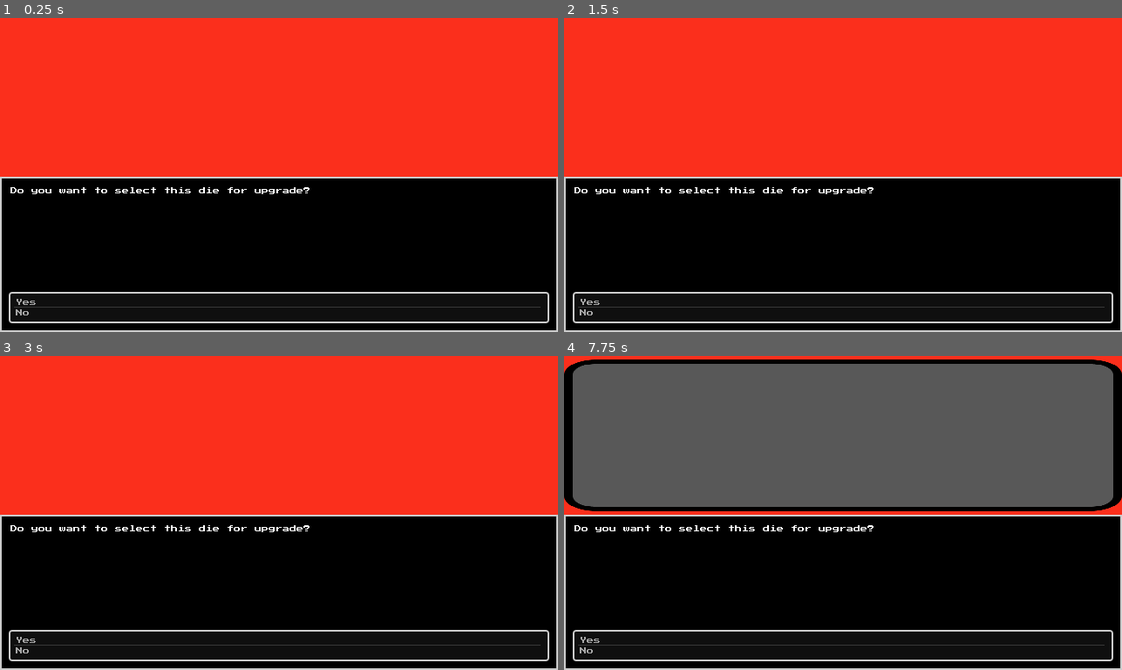
Above: before the commit, frames 1-4 (two rows, left to right).
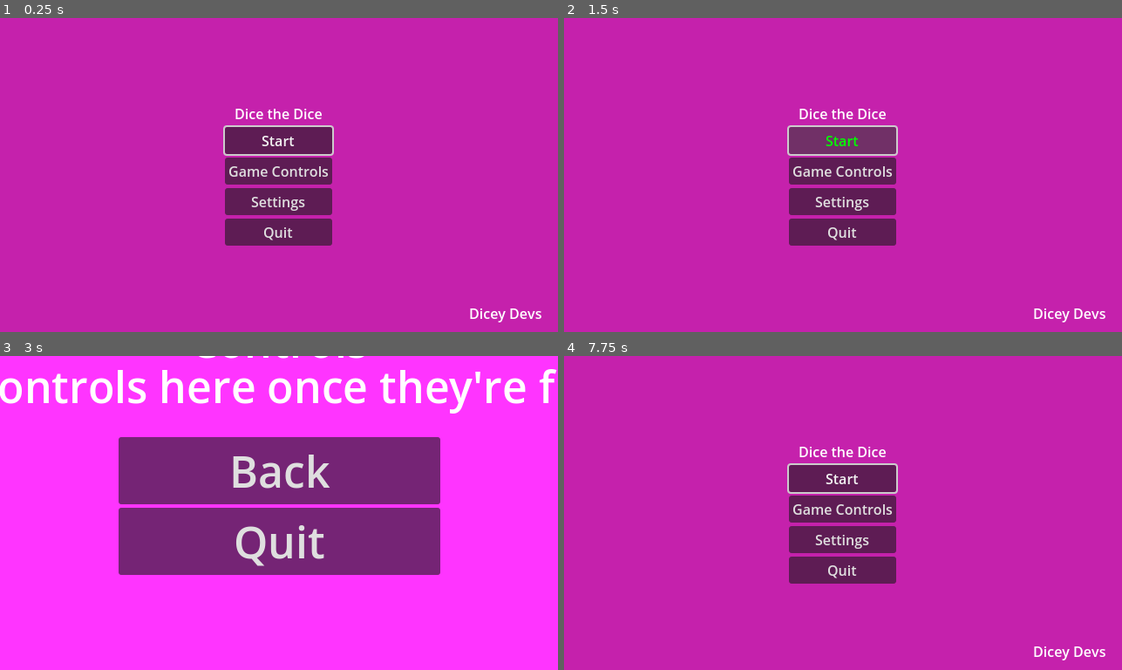
Above: after the commit, the same moments.

Repository: SadBonana/INTD450-Dice_Game
Game: Godot game, scene res://Menus/start_menu.tscn
Two runs of this game, one before a commit and one after it. Both use one fixed random seed, a clock stepped at 60 frames per second and the inputs below. Before the commit the project starts from res://campfire/proficiency_upgrade.tscn.
Inputs (mouse positions are in pixels of both pictures, inside the frame that each line leads up to):
- Up to frame 1 (0.25 s): no input
- Up to frame 2 (1.5 s): click (843, 140) at 0.5 s, where only the run after the commit has a clickable "Start"; click (843, 140) at 1.25 s, where only the run after the commit has a clickable "Start"
- Up to frame 3 (3 s): click (279, 478) at 2 s, where only the run after the commit has a clickable "Start"; click (279, 509) at 2.75 s, where only the run after the commit has a clickable "Game Controls"
- Up to frame 4 (7.75 s): click (843, 469) at 3.5 s, where only the run after the commit has a clickable "Back"; click (843, 478) at 4.25 s, where only the run after the commit has a clickable "Start"; click (843, 478) at 5 s, where only the run after the commit has a clickable "Start"; click (843, 478) at 5.75 s, where only the run after the commit has a clickable "Start"; click (843, 509) at 6.5 s, where only the run after the commit has a clickable "Game Controls"; tap Enter (ui_accept) at 7.25, 7.52 s; move the mouse to (965, 497) at 7.27 s; click (965, 497) at 7.35 s; tap I (i) at 7.55 s

The runs differ from the first frame. In frame 1, 100% of the frame differs, in the area x 0-100%, y 0-100%; in frame 2, 100%; in frame 3, 100%; in frame 4, 100%.

Commit message:
modified upgrade scene

Diff:
--- /dev/null
+++ b/Button.gd
@@ -0,0 +1,11 @@
+extends InvDieFrame
+
+
+# Called when the node enters the scene tree for the first time.
+func _ready():
+	pass # Replace with function body.
+
+
+# Called every frame. 'delta' is the elapsed time since the previous frame.
+func _process(delta):
+	pass
--- /dev/null
+++ b/DieSide.gd
@@ -0,0 +1,17 @@
+extends InvDiesideFrame
+class_name DoubleInvDiesideFrame
+
+@onready var side2 = %DieSide
+
+# Called when the node enters the scene tree for the first time.
+func _ready():
+	pass # Replace with function body.
+
+
+# Called every frame. 'delta' is the elapsed time since the previous frame.
+func _process(delta):
+	pass
+
+
+func set_side2(side_ref):
+	side2.side_ref.update(side_ref)
--- a/campfire/proficiency_upgrade.gd
+++ b/campfire/proficiency_upgrade.gd
@@ -3,59 +3,55 @@
 @export_file("*.tscn") var map_path
 
 # Textbox
+@onready var choices_container := $VBoxContainer/choices_container
 @onready var textbox_controller := $"VBoxContainer/choices_container/Textbox Controller"
-@onready var inventory := $dice_bag
+@onready var inventory := $VBoxContainer/inventory_container/dice_bag
+@onready var arrow_label := $VBoxContainer/inventory_container/dice_bag/MarginContainer/ScrollContainer/VBoxContainer/arrow_label
 
-
-# Textbox
-'''@export var textbox: Panel
-@export var textboxLabel: Label
-signal textbox_closed
-
-func display_text(text):
-	textbox.show()
-	textboxLabel.text = text'''
-
-'''func _input(event):
-	if (Input.is_action_just_pressed("ui_accept") or Input.is_mouse_button_pressed(MOUSE_BUTTON_LEFT)) and $Textbox.visible:
-		textbox.hide()
-		emit_signal("textbox_closed")'''
-
-
+var die
 
 func _on_dialogue_transitiond(from_beat: DialogueBeat, destination_beat: String, from_choice: int):
 	match from_beat.unique_name:
 		"confirm":
 			if from_choice == 0:
 				print("player said yes")
+				upgrade_die()
 			else:
 				print("player said no")
+				#choices_container.visible = false
+
+				#Close preview
+				arrow_label.visible = false
+				inventory.is_side_view_open = false
+				inventory.show_dice()
 
 
 func select_die(frame):
-	frame.show_sides
+	die = frame
+
+	# Open upgrade preview
+	inventory.show_sides(frame)
+	arrow_label.visible = true
+
+	# Display prompt
+	#choices_container.visible = true
+	await textbox_controller.quick_beat("confirm", [], _on_dialogue_transitiond)
+
+
+func upgrade_die():
+	for i in range(die.num_sides):
+		# Change to 10 to test -> allows for easy identification otherwsie you need to roll a 5 to see result
+		die.sides[i].value += 1
+
+		#die.name = "D%d - prof" % die.num_sides
+		#print(die.name)
+		print(die.sides[i].value)
+
+	print("Congrats! You upgraded your D%d" % die.num_sides)
+	inventory.in_upgrade_scene = false
+	get_tree().change_scene_to_file(map_path)
 
 # Called when the node enters the scene tree for the first time.
 func _ready():
-
-	#display_text("You selected the proficiency upgrade")
-	#await textbox_closed
-
-	#inventory.frame_clicked.connect(select_die)
-	inventory.frame_clicked.connect(inventory.show_sides)
-
-	await textbox_controller.quick_beat("confirm", [], _on_dialogue_transitiond)
-
-	var die = PlayerData.dice_bag[0]
-
-	for i in range(die.num_sides):
-				# Change to 10 to test -> allows for easy identification otherwsie you need to roll a 5 to see result
-				die.sides[i].value += 1
-				die.name = "D%d - prof" % die.num_sides
-				print(die.name)
-				print(die.sides[i].value)
-
-	#display_text("Congrats! You upgraded your D%d" % die.num_sides)
-	#await textbox_closed
-
-	get_tree().change_scene_to_file(map_path)
+	inventory.in_upgrade_scene = true
+	inventory.frame_clicked.connect(select_die)
--- a/campfire/proficiency_upgrade.tscn
+++ b/campfire/proficiency_upgrade.tscn
@@ -37,16 +37,6 @@
 grow_vertical = 2
 color = Color(0.984314, 0.184314, 0.109804, 1)
 
-[node name="dice_bag" parent="." instance=ExtResource("2_i5kku")]
-layout_mode = 1
-anchors_preset = 10
-anchor_bottom = 0.0
-offset_top = 91.0
-offset_bottom = 91.0
-grow_vertical = 1
-scale = Vector2(1, 0.559999)
-size_flags_vertical = 4
-
 [node name="VBoxContainer" type="VBoxContainer" parent="."]
 layout_mode = 1
 anchors_preset = 15
@@ -58,6 +48,19 @@
 [node name="inventory_container" type="HBoxContainer" parent="VBoxContainer"]
 layout_mode = 2
 size_flags_vertical = 3
+size_flags_stretch_ratio = 2.0
+
+[node name="dice_bag" parent="VBoxContainer/inventory_container" instance=ExtResource("2_i5kku")]
+visible = false
+layout_mode = 2
+size_flags_horizontal = 3
+
+[node name="TextureRect" parent="VBoxContainer/inventory_container/dice_bag" index="0"]
+visible = false
+
+[node name="arrow_label" parent="VBoxContainer/inventory_container/dice_bag/MarginContainer/ScrollContainer/VBoxContainer" index="1"]
+size_flags_horizontal = 4
+theme_override_font_sizes/font_size = 50
 
 [node name="choices_container" type="HBoxContainer" parent="VBoxContainer"]
 layout_mode = 2
@@ -67,3 +70,13 @@
 layout_mode = 2
 size_flags_horizontal = 3
 dialogue_res = SubResource("Resource_aposx")
+
+[node name="Text" parent="VBoxContainer/choices_container/Textbox Controller/Textbox/MarginContainer/VBoxContainer" index="0"]
+size_flags_stretch_ratio = 1.0
+
+[node name="Choices" parent="VBoxContainer/choices_container/Textbox Controller/Textbox/MarginContainer/VBoxContainer" index="1"]
+size_flags_vertical = 3
+theme_override_font_sizes/font_size = 15
+
+[editable path="VBoxContainer/inventory_container/dice_bag"]
+[editable path="VBoxContainer/choices_container/Textbox Controller"]
--- a/modules/display_box/display_box.gd
+++ b/modules/display_box/display_box.gd
@@ -2,7 +2,19 @@
 
 ## Global variables
 @onready var slots: HFlowContainer = %HFlowContainer
+@onready var arrow_label = $MarginContainer/ScrollContainer/VBoxContainer/arrow_label
+@onready var slots_preview: HFlowContainer = $MarginContainer/ScrollContainer/VBoxContainer/HFlowContainer2
+
+
+#@onready var slots: VFlowContainer = %MarginContainer/ScrollContainer/HBoxContainer/VFlowContainer
+#@onready var arrow_label = $MarginContainer/ScrollContainer/HBoxContainer/arrow_label
+#@onready var slots_preview: VFlowContainer = $MarginContainer/ScrollContainer/HBoxContainer/VFlowContainer2
+
+
 @onready var scroll: ScrollContainer = %ScrollContainer
+
+
+
 var is_open = false
 var is_side_view_open = false
 var scene = preload("res://modules/inventory/diceinv/inv_die_frame.tscn")
@@ -10,6 +22,8 @@
 ## If your frame is returning something and you want to
 ## forward it/use it in the parent scene, use this signal
 signal frame_clicked(frame)
+
+var in_upgrade_scene = false
 
 ## Initializes our scene
 func _ready():
@@ -19,6 +33,12 @@
 ## Hides and unhides the Inventory using the i key
 ## Escape key returns side view to dice view or closes dice view
 func _process(delta):
+	if (in_upgrade_scene == true):
+		# Not sure why the if-statement is needed, but die side screen does not show without it.
+		if is_open == false:
+			open()
+			show_dice()
+
 	if(Input.is_action_just_pressed("i")):
 		if is_open:
 			close()
@@ -52,14 +72,32 @@
 ## This function displays a specific die's sides
 func show_sides(die : Die):
 	wipe()
+
 	is_side_view_open = true
+
 	var invside
+	var invside_preview
+	var duplicate_side_value
+	var arrow_text = "%5s" % ""
+
 	for side in die.sides:
 		invside = side_scene.instantiate()
 		slots.add_child(invside)
 		invside.update(side)
+
+		if in_upgrade_scene == true:
+			invside_preview = side_scene.instantiate()
+
+			duplicate_side_value = side.duplicate()
+			duplicate_side_value.value += 1
+
+			slots_preview.add_child(invside_preview)
+			invside_preview.update(duplicate_side_value)
+
+			arrow_text = arrow_text + "↓" + "%5s" % ""
+			arrow_label.text = arrow_text
+
 		invside.owner = get_tree().get_current_scene()
-
 
 ## Makes scene visible
 func open():
@@ -74,3 +112,6 @@
 func wipe():
 	for child in slots.get_children():
 		slots.remove_child(child)
+
+	for child in slots_preview.get_children():
+		slots_preview.remove_child(child)
--- a/modules/display_box/display_box.tscn
+++ b/modules/display_box/display_box.tscn
@@ -43,11 +43,27 @@
 layout_mode = 2
 horizontal_scroll_mode = 0
 
-[node name="HFlowContainer" type="HFlowContainer" parent="MarginContainer/ScrollContainer"]
+[node name="VBoxContainer" type="VBoxContainer" parent="MarginContainer/ScrollContainer"]
+layout_mode = 2
+size_flags_horizontal = 3
+size_flags_vertical = 3
+
+[node name="HFlowContainer" type="HFlowContainer" parent="MarginContainer/ScrollContainer/VBoxContainer"]
 unique_name_in_owner = true
 layout_mode = 2
-size_flags_horizontal = 3
 size_flags_vertical = 3
 theme_override_constants/h_separation = 11
 theme_override_constants/v_separation = 11
 alignment = 1
+
+[node name="arrow_label" type="Label" parent="MarginContainer/ScrollContainer/VBoxContainer"]
+layout_mode = 2
+horizontal_alignment = 1
+vertical_alignment = 1
+
+[node name="HFlowContainer2" type="HFlowContainer" parent="MarginContainer/ScrollContainer/VBoxContainer"]
+layout_mode = 2
+size_flags_vertical = 3
+theme_override_constants/h_separation = 11
+theme_override_constants/v_separation = 11
+alignment = 1
--- a/modules/inventory/diceinv/inv_die_frame.gd
+++ b/modules/inventory/diceinv/inv_die_frame.gd
@@ -1,4 +1,5 @@
 extends Button
+class_name InvDieFrame
 
 ## Assigning variables when Scene is created
 @onready var button: Button = $'.'
--- a/modules/inventory/diceinv/inv_dieside_frame.gd
+++ b/modules/inventory/diceinv/inv_dieside_frame.gd
@@ -1,5 +1,5 @@
 extends Panel
-
+class_name InvDiesideFrame
 ## Assigning variables when Scene is created
 @onready var element_visual : ColorRect = $Element
 @onready var side_type: Label = $Type
--- a/project.godot
+++ b/project.godot
@@ -11,7 +11,7 @@
 [application]
 
 config/name="Intd 450-dice Game"
-run/main_scene="res://campfire/proficiency_upgrade.tscn"
+run/main_scene="res://menus/start_menu.tscn"
 config/features=PackedStringArray("4.2", "Forward Plus")
 config/icon="res://icon.svg"
 
